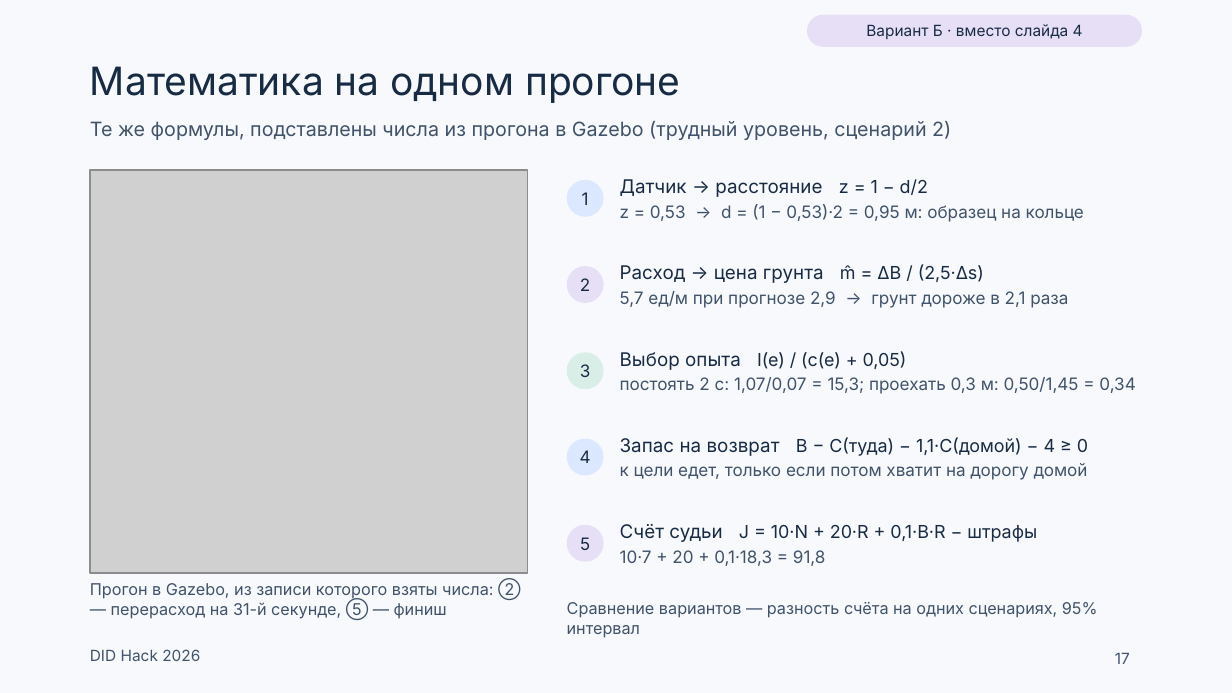
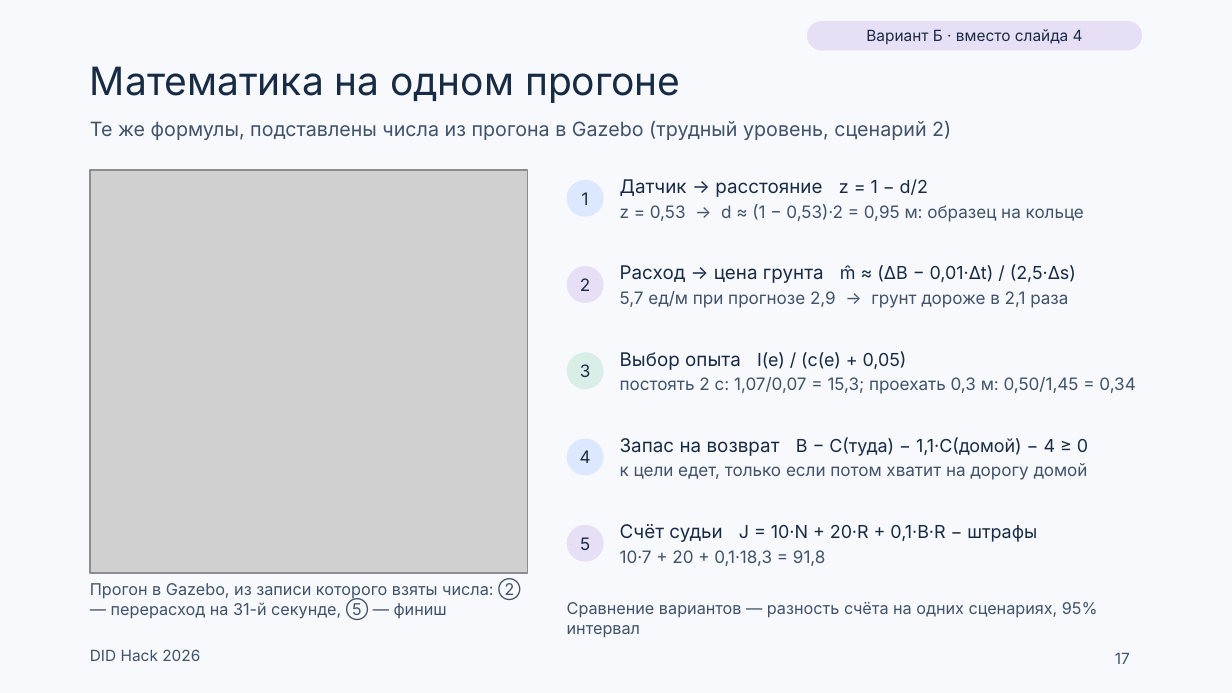
Before and after one commit to Mput13/did-hack, a slide deck: slide 17 of presentation/team/DID_v2.pptx. Drawn at 1232x693 pixels with LibreOffice and Linux fonts; fonts in the diff are those of the drawing; grey boxes stand for pictures. Boxes give left, top, right and bottom in pixels: in the first picture for what was removed or moved away, otherwise in the second. Text is boxed around its words. In the diff, an @@ line names an element or a change of style, - is before the commit and + after.

```diff
--- a/presentation/team/DID_v2.pptx
+++ b/presentation/team/DID_v2.pptx
@@ rounded rectangle "Вариант Б · вместо слайда ...": place and size @@
-rounded rectangle "Вариант Б · вместо слайда ..." at box(807, 15, 1142, 47)
+rounded rectangle "Вариант Б · вместо слайда ..." at box(807, 21, 1142, 51)
@@ rounded rectangle "Вариант Б · вместо слайда ..." at box(807, 21, 1142, 51): proportions changed @@
@@ text at box(620, 204, 1084, 222): text changed @@
-z = 0,53 → d = (1 − 0,53)·2 = 0,95 м: образец на кольце
+z = 0,53 → d ≈ (1 − 0,53)·2 = 0,95 м: образец на кольце
@@ text at box(620, 265, 1076, 283): text changed; size 11 to 10.5 pt @@
-Расход → цена грунта m̂ = ΔB / (2,5·Δs)
+Расход → цена грунта m̂ ≈ (ΔB − 0,01·Δt) / (2,5·Δs)
```
Also in this commit, not shown: 14 other slides changed, 19 other files.
